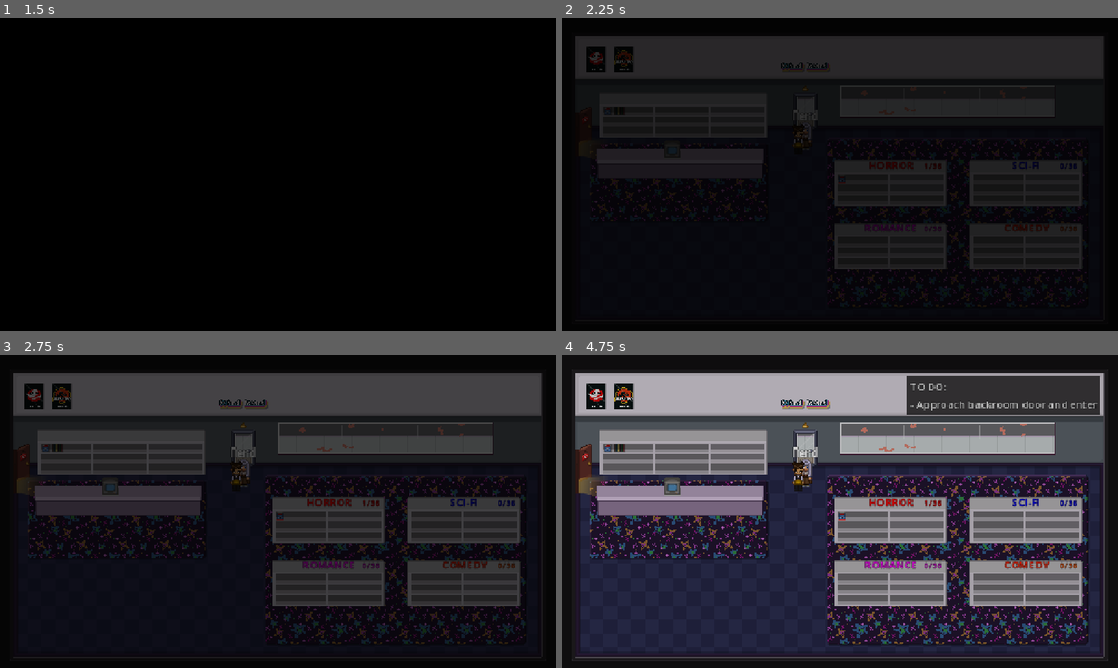
Above: before the commit, frames 1-4 (two rows, left to right).
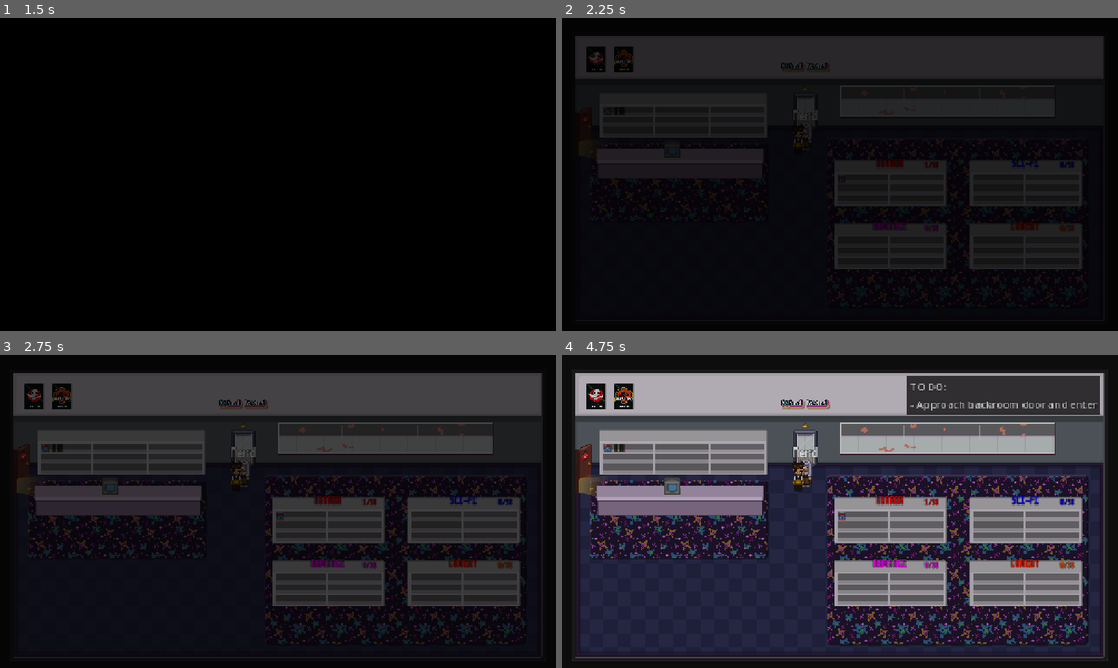
Above: after the commit, the same moments.

Repository: Sleeping-Robot-Games/video-planet
Game: Godot game, scene res://storefront/storefront.tscn
The game is run twice, just before and just after one commit, with the same random seed, the same clock (stepped at 60 frames per second) and the same inputs. This scene is started directly instead of the project's main scene.
Inputs (mouse positions are in pixels of both pictures, inside the frame that each line leads up to):
- Up to frame 1 (1.5 s): tap Enter at 0.5 s; move the mouse to (400, 158) at 0.52 s; hold Right (dial_right) 0.53-1.28 s; tap 1 (1) at 0.6 s; tap 2 (2) at 0.8, 1.35 s; tap Space (continue) at 1.25 s; move the mouse to (166, 190) at 1.27 s; hold S (walk_down) from 1.28 s (still down)
- Up to frame 2 (2.25 s): tap 3 (3) at 1.55, 2.1 s; tap Space (continue) at 2 s; move the mouse to (895, 105) at 2.02 s; release S (walk_down) at 2.03 s; hold Right (dial_right) from 2.03 s (still down)
- Up to frame 3 (2.75 s): keep holding Right (dial_right); tap 5 (5) at 2.3 s
- Up to frame 4 (4.75 s): tap Space (continue) at 2.75, 3.5 s; move the mouse to (812, 574) at 2.77 s; release Right (dial_right) at 2.78 s; hold W (walk_up) 2.78-3.53 s; tap 5 (5) at 2.85 s; tap E (interact) at 3.05 s; move the mouse to (1006, 558) at 3.52 s; hold E (interact) 3.53-4.28 s; hold Left (dial_left) from 3.53 s (still down); tap 1 (1) at 3.8, 4.35 s; move the mouse to (673, 464) at 4.27 s; tap 2 (2) at 4.55 s

Frame 1 is identical in both runs. In frame 2, 0.3% of the frame differs, in the area x 54-93%, y 45-68%; in frame 3, 0.6%; in frame 4, 1.0%, in the area x 54-93%, y 44-69%.

Commit message:
UI buttons sfx

Diff:
--- a/audio/audio.gd
+++ b/audio/audio.gd
@@ -49,9 +49,18 @@
 
 # Tracks that don't need a position
 var non_positional_tracks = [
-	#'track.ogg',
-	#'track.wav'
+	'menu_select',
+	'menu_confirm'
 ]
+
+## Remember this for future projects, this is dope
+func _ready():
+	for button in get_tree().get_nodes_in_group("ui_buttons"):
+		if button is Button:
+			button.mouse_entered.connect(func():
+				a.play_sfx("menu_select"))
+			button.pressed.connect(func():
+				a.play_sfx("menu_confirm"))
 
 func is_track_non_positional(track_name):
 	return track_name in non_positional_tracks
--- a/backroom/backroom.gd
+++ b/backroom/backroom.gd
@@ -70,6 +70,7 @@
 		tracking_button.pressed.connect(_on_tracking_button_pressed.bind(tracking_button.name))
 		tracking_input_map[tracking_button.name] = tracking_button
 
+
 func _unhandled_input(event: InputEvent):
 	if event.is_action_pressed('fix'):
 		fix_tape_button.pressed.emit()
--- a/backroom/backroom.tscn
+++ b/backroom/backroom.tscn
@@ -523,7 +523,7 @@
 offset_bottom = 684.0
 text = "Fix Tape (F)"
 
-[node name="BacklogButton" type="Button" parent="."]
+[node name="BacklogButton" type="Button" parent="." groups=["ui_buttons"]]
 offset_left = 1068.0
 offset_top = 193.0
 offset_right = 1179.0
@@ -532,7 +532,7 @@
 text = "Choose Tape
 from Backlog"
 
-[node name="StorefrontButton" type="Button" parent="."]
+[node name="StorefrontButton" type="Button" parent="." groups=["ui_buttons"]]
 offset_left = 65.0
 offset_top = 443.0
 offset_right = 253.0
--- a/project.godot
+++ b/project.godot
@@ -42,6 +42,10 @@
 "res://title/": "teal",
 "res://website/": "yellow"
 }
+
+[global_group]
+
+ui_buttons=""
 
 [input]
 
--- a/storefront/shelf.tscn
+++ b/storefront/shelf.tscn
@@ -1,8 +1,9 @@
-[gd_scene load_steps=5 format=3 uid="uid://wid3kytlqks5"]
+[gd_scene load_steps=6 format=3 uid="uid://wid3kytlqks5"]
 
 [ext_resource type="Texture2D" uid="uid://slmacrwpdgwe" path="res://storefront/shelf_empty.png" id="1_5ijmg"]
 [ext_resource type="Script" uid="uid://csjv00qljbbpb" path="res://storefront/shelf.gd" id="2_0u3wd"]
 [ext_resource type="Texture2D" uid="uid://hvh1jt1jipci" path="res://movies/covers/001.png" id="2_5ijmg"]
+[ext_resource type="Theme" uid="uid://2fy1wkk1roaj" path="res://ui_theme.tres" id="3_5qko5"]
 
 [sub_resource type="RectangleShape2D" id="RectangleShape2D_apbff"]
 size = Vector2(126, 21.5)
@@ -30,6 +31,7 @@
 offset_bottom = -13.5
 grow_horizontal = 2
 size_flags_vertical = 3
+theme = ExtResource("3_5qko5")
 theme_override_colors/font_color = Color(1, 0, 0, 1)
 theme_override_constants/outline_size = 3
 theme_override_font_sizes/font_size = 12
@@ -44,6 +46,7 @@
 offset_right = 58.0
 offset_bottom = -14.0
 size_flags_vertical = 3
+theme = ExtResource("3_5qko5")
 theme_override_colors/font_color = Color(1, 0, 0, 1)
 theme_override_constants/outline_size = 3
 theme_override_font_sizes/font_size = 9
--- a/website/listing.tscn
+++ b/website/listing.tscn
@@ -20,7 +20,7 @@
 alignment = 1
 script = ExtResource("1_n7ked")
 
-[node name="RewindButton" type="Button" parent="."]
+[node name="RewindButton" type="Button" parent="." groups=["ui_buttons"]]
 layout_mode = 2
 size_flags_horizontal = 4
 size_flags_vertical = 4
--- a/website/website.tscn
+++ b/website/website.tscn
@@ -123,7 +123,7 @@
 size_flags_horizontal = 3
 theme_override_constants/separation = 16
 
-[node name="Button" type="Button" parent="."]
+[node name="Button" type="Button" parent="." groups=["ui_buttons"]]
 layout_mode = 0
 offset_left = 1194.0
 offset_top = 23.0
